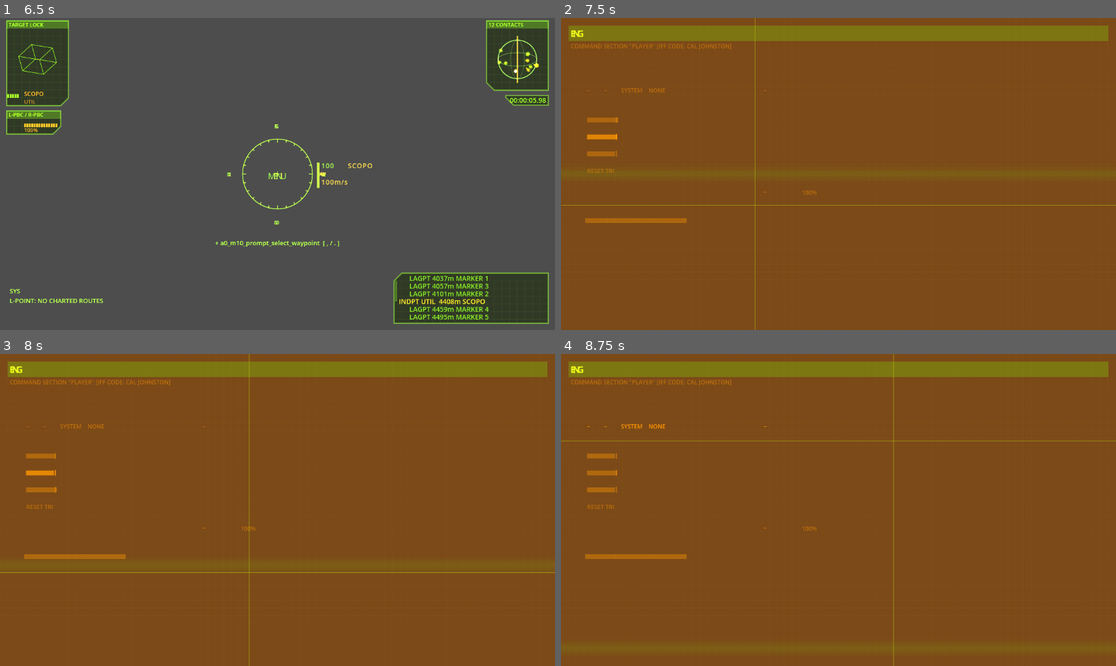
Above: before the commit, frames 1-4 (two rows, left to right).
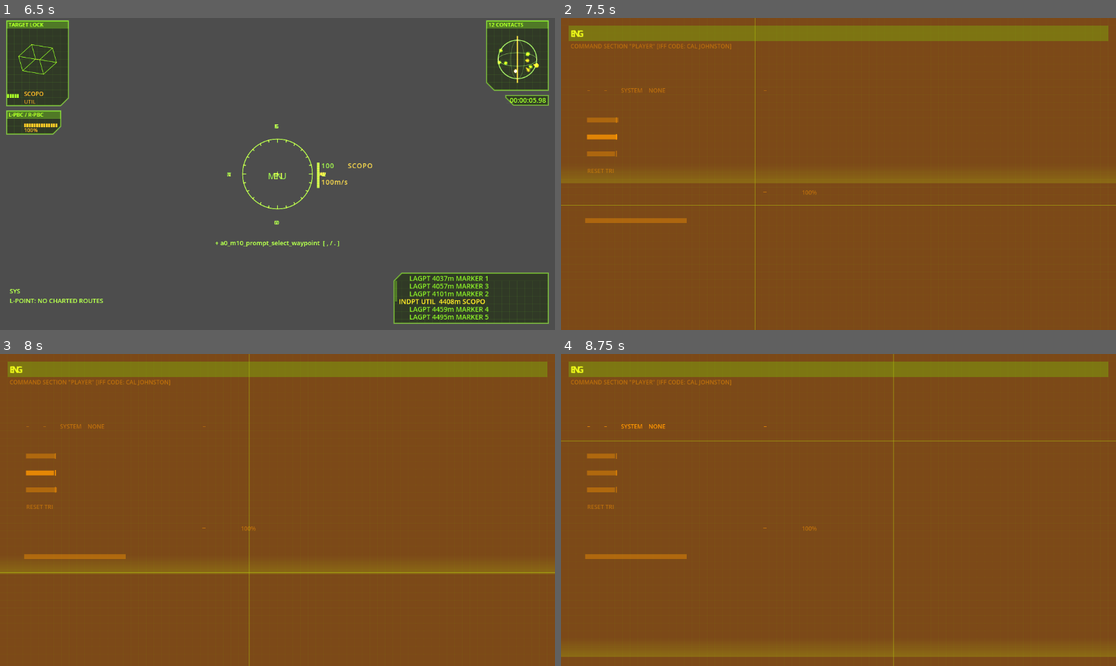
Above: after the commit, the same moments.

Repository: jleclanche/iw2-remaster
Game: Godot game, scene res://scenes/main.tscn
Two runs of this game, one before a commit and one after it. Both use one fixed random seed, a clock stepped at 60 frames per second and the inputs below.
Inputs (mouse positions are in pixels of both pictures, inside the frame that each line leads up to):
- Up to frame 1 (6.5 s): tap Enter at 0.5 s; drag from (277, 174) to (333, 105) at 0.52 s; move the mouse to (249, 174) at 1.27 s; hold Up 1.28-5.78 s; tap Keypad Enter at 1.35 s; click (249, 174) at 1.42 s; tap Space at 1.52, 1.82, 3.02, 3.32, 3.77, 4.07, 4.52, 4.82, 6.02, 6.32 s; move the mouse to (288, 167) at 2.02 s; tap Backspace at 2.1 s; click (288, 167) at 2.17 s; move the mouse to (271, 180) at 2.77 s; tap O at 2.85 s; click (271, 180) at 2.92 s; move the mouse to (316, 177) at 3.52 s; tap M at 3.6 s; click (316, 177) at 3.67 s; move the mouse to (233, 170) at 4.27 s; tap L at 4.35 s; click (233, 170) at 4.42 s; move the mouse to (283, 174) at 5.02 s; tap E at 5.1 s; click (283, 174) at 5.17 s; move the mouse to (255, 167) at 5.77 s; hold Right from 5.78 s (still down); tap 1 at 5.85 s; click (255, 167) at 5.92 s
- Up to frame 2 (7.5 s): move the mouse to (866, 174) at 6.52 s; release Right at 6.53 s; hold Up 6.53-7.25 s; tap 9 at 6.6 s; click (866, 174) at 6.67 s; tap Space at 6.77, 7.07 s; drag from (727, 189) to (810, 236) at 7.27 s
- Up to frame 3 (8 s): no input
- Up to frame 4 (8.75 s): move the mouse to (894, 441) at 8.02 s; hold Down from 8.03 s (still down); tap U at 8.1 s; click (894, 441) at 8.17 s

Frame 1 is identical in both runs. In frame 2, 0.4% of the frame differs, in the area x 0-100%, y 52-53%; in frame 3, 0.2%; in frame 4, 0.7%, in the area x 0-100%, y 96-98%.
Error in both runs: Unable to iterate on object of type 'Nil'. (res://scripts/pog/natives/world.gd:385)

Commit message:
starmap: decoded cells, profiled sweep, route line, live jump routes (#47)
- The sprite cells are DECODED now, not eyeballed: a walk of the table
  builder (FUN_100e6c60's FUN_100ee6b0 fill run) yielded every id 44-70;
  the guesses were right but four ids the map draws were never defined --
  station glyphs 58/59 and habitat 61, and the iiSim default 47 -- so
  stations drew floating labels. hud._spr also falls back to the menu-page
  cells, which restores the ZOOM IN/OUT (magnifier) and CANCEL icons on
  the command boxes. (#49 tracks generating the whole table.)
- The scan band is row-profiled from the capture: 38 px, alpha ramping
  linearly to full at the BOTTOM edge then cutting hard (the MFD scan-band
  law at page scale), peak additive green 0.145 -- not a symmetric pulse.
- The autopilot/nav route draws as the red line from the player marker to
  the target (the this+0x154 route, reduced to its one possible hop).
- Jump routes read the LIVE record: ilagrangepoint.SetUsable parks them
  there, and the static JSON list was resurrecting story-locked routes.
  The state-4 commit CLOSES the map (0x100fd214 -> FUN_100df520(host,0);
  an earlier pass claimed the view stays -- the disassembly says otherwise).
- The mouse yoke and its right-button roll toggle disengage while a menu
  page owns the pointer: the cursor must not pivot the ship.
- Whether the original gates JUMP DESTINATION on a capsule drive is now an
  open question in docs/original.md (user report; no gate found in the
  map's own code).

Co-Authored-By: Claude Fable 5 <noreply@anthropic.com>

Diff:
--- a/game/scripts/hud.gd
+++ b/game/scripts/hud.gd
@@ -1061,9 +1061,13 @@
 	# strip's damage/power PAIR, how one 9x18 chevron caps both ends of a rail,
 	# and how one 85x85 cell makes the whole 170x170 menu reticle.
 	var t: CanvasItem = self if ci == null else ci
-	if _sprites == null or not SPR.has(id):
-		return
-	var s: Array = SPR[id]
+	if _sprites == null:
+		return
+	# the menu-screen cells (ZOOM IN/OUT 36/37, CANCEL 31...) live in
+	# HudScreens.SPR2; the starmap's command boxes borrow this blitter
+	var s: Array = SPR.get(id, HudScreens.SPR2.get(id, []))
+	if s.is_empty():
+		return
 	var sz := Vector2(float(s[2]), float(s[3]))
 	var off := Vector2(-float(s[4]), -float(s[5]))
 	var src := Rect2(float(s[0]), float(s[1]), sz.x, sz.y)
--- a/game/scripts/hud_screens.gd
+++ b/game/scripts/hud_screens.gd
@@ -145,15 +145,19 @@
 	draw_rect(Rect2(Vector2(16, 16), Vector2(size.x - 32.0, 32.0)), band_green)
 	hud._ea = fade
 	_glow_text(2, Vector2(20, 19), caption, MAP_TEXT_BRIGHT)
-	# the page's green scan band sweeping top to bottom, capture-matched
-	# (~40 px, peak ~0.12 over the wash, ~3 s period -- the renderer is
-	# untraced, like the wash; the GUI's own sweep law is menu.gd SWEEP_*)
+	# The page's green scan band, sweeping top to bottom. Row-profiled from
+	# the 2026-07-21 capture (rows 446..483): alpha ramps LINEARLY from 0 at
+	# the band's top edge to full at its bottom, then cuts hard -- the MFD
+	# scan-band law (FUN_10102490) at page scale, 38 px tall, peaking at
+	# additive green x 0.145 (+19,+37 over the wash). The renderer's address
+	# is untraced, like the wash. Drawn in the wash+green/2 composite so a
+	# normal alpha blend lands on the measured pixels.
 	var sweep := fposmod(Time.get_ticks_msec() / 3000.0, 1.0) \
-			* (size.y + 40.0) - 40.0
-	for i in 8:
-		var la := (1.0 - absf(float(i) - 3.5) / 4.0) * 0.12 * fade
-		draw_rect(Rect2(0.0, sweep + i * 5.0, size.x, 5.0),
-				Color(Hud.GREEN.r, Hud.GREEN.g, Hud.GREEN.b, la))
+			* (size.y + 38.0) - 38.0
+	for i in 10:
+		var la := (float(i) + 1.0) / 10.0 * 0.29 * fade
+		draw_rect(Rect2(0.0, sweep + i * 3.8, size.x, 3.8),
+				Color(0.69, 0.73, 0.05, la))
 	# NO open flash: the scanline burst _DAT_1011d814 times belongs to the
 	# LDSi-disruption effect, not to a page opening -- the original opens
 	# its pages clean (user capture review, issue #35)
@@ -198,15 +202,19 @@
 	36: [198, 125, 32, 32, 16, 16],   # legend/indicator: ZOOM IN  (id 0x24)
 	37: [198, 158, 32, 32, 16, 16],   # legend/indicator: ZOOM OUT (id 0x25)
 	45: [66, 59, 32, 32, 16, 16],     # the TRI marker (a ragged ring)
+	47: [99, 92, 32, 32, 16, 16],     # iiSim default glyph (ctor type 4)
 	53: [198, 59, 32, 32, 16, 16],    # roundel: ring + disc (header glyph backing)
-	# the four discs at atlas (0,125)/(33,125)/(0,158)/(33,158). Read out of the
-	# table builder at 0x100e7783..0x100e7859 (`mov edi, 0x101741b0 + id*0x24`)
-	# and eyeballed on the sheet:
-	54: [33, 125, 32, 32, 16, 16],    # spoked disc  -- a STAR (type table [1] = 54)
+	# The map glyph cells, DECODED from the table builder (FUN_100e6c60's
+	# FUN_100ee6b0 fill run, `mov edi, 0x101741b0 + id*0x24` + arg pushes --
+	# no longer eyeballed; slot 60's known-good cell validates the decode):
+	54: [33, 125, 32, 32, 16, 16],    # sun with rays -- a STAR (type table [1] = 54)
 	55: [0, 125, 32, 32, 16, 16],     # large plain disc
 	56: [0, 158, 32, 32, 16, 16],     # ringed planet
 	57: [33, 158, 32, 32, 16, 16],    # small plain disc
+	58: [99, 158, 32, 32, 16, 16],    # asteroid-built station (the rock blob)
+	59: [66, 158, 32, 32, 16, 16],    # standard station (crossed panels)
 	60: [231, 226, 24, 24, 12, 12],   # L-point icon (type table [5] = 60)
+	61: [165, 158, 32, 32, 16, 16],   # named settlement habitat (rock cluster)
 	66: [99, 191, 32, 32, 16, 16],    # ship glyph: TRI axis 0, and the map's YOU-ARE-HERE
 	67: [132, 191, 32, 32, 16, 16],   # TRI axis 1 -- ship + two beams firing
 	68: [165, 191, 32, 32, 16, 16],   # TRI axis 2 -- ship + deflecting arc
@@ -238,7 +246,8 @@
 ## Godot's canvas draws alpha-blended; the halo pass underneath approximates
 ## the additive bloom.
 func _spr_glow(pos: Vector2, id: int, col: Color) -> void:
-	_spr(pos, id, Color(col.r, col.g, col.b, col.a * 0.35), 0.0, 1.8)
+	# a TIGHT halo: the reference bloom spreads only a few pixels
+	_spr(pos, id, Color(col.r, col.g, col.b, col.a * 0.4), 0.0, 1.25)
 	_spr(pos, id, col)
 
 # additive full green over the wash, from the reference capture: the page
@@ -1279,13 +1288,14 @@
 ## 673-697; revealed e.g. iact2mission24.pog:17-21). Only the player's own
 ## system has live records; a foreign system draws everything.
 func _geo_visible(g: Dictionary) -> bool:
-	if _geo_stem != main.system_stem:
-		return true
 	var want := str(g["name"])
-	for o: Dictionary in main.objects:
-		if str(o["name"]) == want:
-			return bool(o.get("map_visible", true))
-	return true
+	if _geo_stem == main.system_stem:
+		for o: Dictionary in main.objects:
+			if str(o["name"]) == want:
+				return bool(o.get("map_visible", true))
+	# a foreign system has no live records; the persistent store still knows
+	# (a ForeignRef write -- Dante's Marauder stations hidden from anywhere)
+	return bool(main.entity_flag(_geo_stem, want, "map_visible", true))
 
 ## The per-frame lookup the renderers use (name -> visible).
 func _vis_map() -> Dictionary:
@@ -1293,6 +1303,10 @@
 	if _geo_stem == main.system_stem:
 		for o: Dictionary in main.objects:
 			vis[str(o["name"])] = bool(o.get("map_visible", true))
+	else:
+		for g: Dictionary in _geo:
+			var n := str(g["name"])
+			vis[n] = bool(main.entity_flag(_geo_stem, n, "map_visible", true))
 	return vis
 
 ## A chart link hides while the local interstellar L-point that charters it
@@ -1587,12 +1601,14 @@
 						_map_snd(true)
 				4:      # COMMIT (case 4 @ 0x100fd130): arm the L-point with the
 					# chosen waypoint (its +0x204 <- the original index; ours is
-					# the live route cursor the J key reads) and SetUserNavTarget
-					# on the L-point. The view stays in the list, as the original
-					# does.
+					# the live route cursor the J key reads), SetUserNavTarget
+					# on the L-point (0x100fd20a), and CLOSE the map -- the
+					# handler ends in FUN_100df520(host, 0) @ 0x100fd214, same
+					# as the state-2 commit. (An earlier pass claimed the view
+					# stays; the disassembly says otherwise.)
 					if not _lps.is_empty() and _lp_of >= 0:
 						main.jump_sel = _lp_sel
-						_map_select(_lp_of, false)
+						_map_select(_lp_of)
 
 # --- the mouse (host tick @ 0x100e0700 -> element vtable +0x3c/+0x40) ---------
 # Left click dispatches to the element's own handler (0x100fbce0), right click
@@ -1686,9 +1702,22 @@
 				_map_snd(true)
 
 func _can_jump(i: int) -> bool:
-	# FUN_10100d20: an L-point that has known jump waypoints.
+	# FUN_10100d20: an L-point that has known jump waypoints. The routes are
+	# read through the LIVE record: ilagrangepoint.SetUsable parks them there
+	# (natives/entities.gd), and the static JSON list would resurrect
+	# story-locked routes (the Dante gate).
+	return str(_geo[i]["cat"]) == "lpoint" and not _lp_jumps(i).is_empty()
+
+func _lp_jumps(i: int) -> Array:
 	var g: Dictionary = _geo[i]
-	return str(g["cat"]) == "lpoint" and not Array(g["jumps"]).is_empty()
+	if _geo_stem == main.system_stem:
+		var want := str(g["name"])
+		for o: Dictionary in main.objects:
+			if str(o["name"]) == want:
+				return o.get("jumps", [])
+	if not bool(main.entity_flag(_geo_stem, str(g["name"]), "usable", true)):
+		return []
+	return g["jumps"]
 
 ## cmd 4 SELECT -- icPlayerContactList::SetUserNavTarget @ 0x100abf00: the
 ## selection becomes the player's nav target (added to the contact list if it
@@ -1723,11 +1752,12 @@
 	return -1
 
 func _open_jump_list(i: int) -> void:
-	# FUN_100fca90
+	# FUN_100fca90 -- only the LIVE routes (IsKnown-filtered in the original;
+	# SetUsable-parked in our records)
 	map_state = 4
 	_lp_of = i
 	_lps = []
-	for dest: String in _geo[i]["jumps"]:
+	for dest: String in _lp_jumps(i):
 		_lps.append(str(dest))
 	_lp_sel = 0
 
@@ -2070,10 +2100,18 @@
 	hud._ea = alpha
 
 	# the player, sprite 66 -- only when the player is in the system being
-	# viewed, and in the route red (0x100fda70 sets DAT_10176018 before it)
+	# viewed, and in the route red (0x100fda70 sets DAT_10176018 before it).
+	# With a nav target plotted, the ROUTE LINE runs from the player to it in
+	# the same red (the this+0x154 route list; ours is the one hop that can
+	# exist -- only the loaded system's objects are targetable).
 	if _geo_stem == main.system_stem:
 		var pp := centre + (Vector2(main.px, -main.pz) - _sys_cam) * scale
-		_spr_glow(pp, 66, Color(MAP_ROUTE.r, MAP_ROUTE.g, MAP_ROUTE.b, alpha))
+		var rc := Color(MAP_ROUTE.r, MAP_ROUTE.g, MAP_ROUTE.b, alpha)
+		if route_i >= 0 and route_i < _geo.size():
+			var tp: Vector2 = centre \
+					+ (Vector2(_geo[route_i]["pos"]) - _sys_cam) * scale
+			draw_line(pp, tp, rc, 1.0, true)
+		_spr_glow(pp, 66, rc)
 
 # --- icHUDLog / icHUDObjectives / icHUDScore ---------------------------------
 # @element icHUDLog
--- a/game/scripts/main.gd
+++ b/game/scripts/main.gd
@@ -182,7 +182,11 @@
 	# axis to the pilot at all (mouse is the director's, in configs/default.ini),
 	# so this is ours. It carries the yoke's two real behaviours: the zoom factor
 	# divides it, and RollYawToggleHold swaps its X channel from yaw to roll.
-	if event is InputEventMouseMotion and not demo and docked_at == "":
+	# ...but NOT while a menu page owns the pointer: on the starmap the mouse
+	# is the map cursor, and its right button is ZOOM OUT
+	var page_up: bool = hud != null and hud.screen != ""
+	if event is InputEventMouseMotion and not demo and docked_at == "" \
+			and not page_up:
 		var sh: ShipFlight = piloted()  # the remote vessel while linked (#1)
 		var mx: float = event.relative.x * 0.003 / zoom_factor
 		var my: float = event.relative.y * 0.003 / zoom_factor
@@ -195,7 +199,7 @@
 	# original's only binding is joystick button 2; on a mouse yoke the right
 	# button is its natural home.
 	if event is InputEventMouseButton \
-			and event.button_index == MOUSE_BUTTON_RIGHT:
+			and event.button_index == MOUSE_BUTTON_RIGHT and not page_up:
 		roll_yaw_swap = event.pressed
 	# conversation choices: number keys answer comms questions
 	if comms != null and comms.choosing() and event is InputEventKey \
Not shown, changed: docs/original.md
